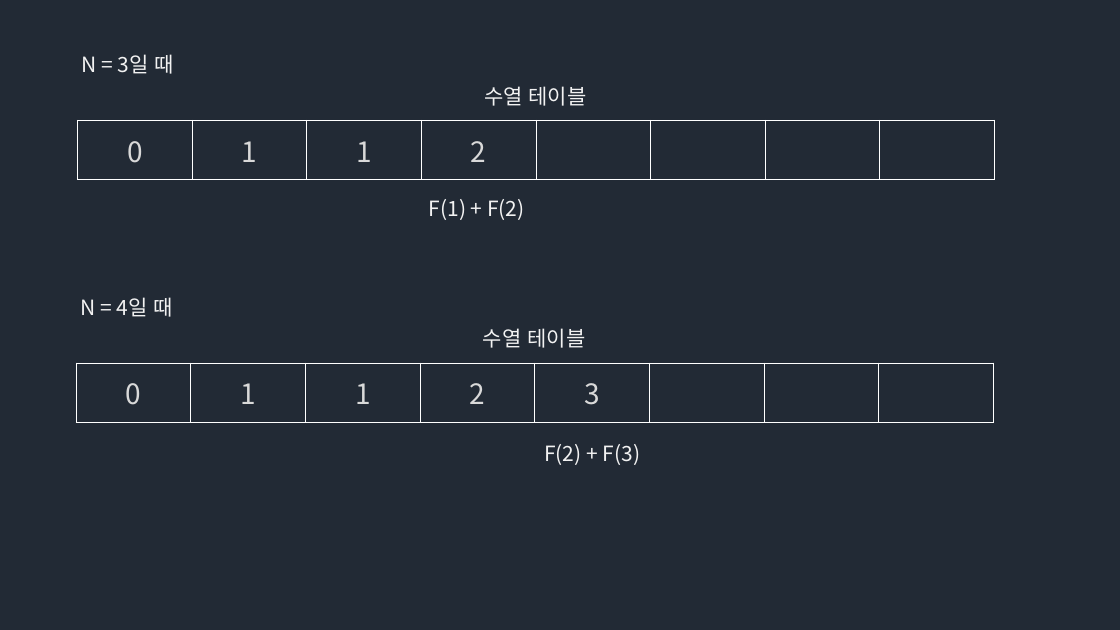
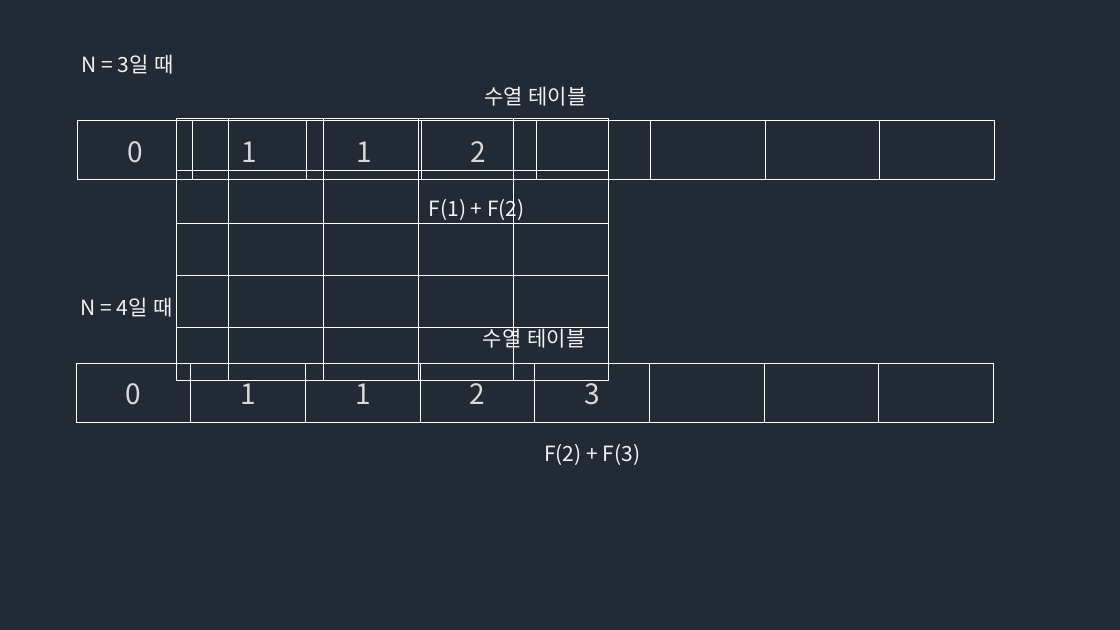
Before and after one commit to Groot-Space/Groot-space.github.io, a slide deck: slide 4 of assets/images/BFS/BFS.pptx (slide 2 before the commit). Drawn at 1120x630 pixels with LibreOffice and Linux fonts; fonts in the diff are those of the drawing. Boxes give left, top, right and bottom in pixels: in the first picture for what was removed or moved away, otherwise in the second. Text is boxed around its words. In the diff, an @@ line names an element or a change of style, - is before the commit and + after.

```diff
--- a/assets/images/BFS/BFS.pptx
+++ b/assets/images/BFS/BFS.pptx
@@ table added at box(176, 118, 608, 381), 5 rows, 5 columns @@
+ |  |  |  | 
+ |  |  |  | 
+ |  |  |  | 
+ |  |  |  | 
+ |  |  |  | 
```
Also in this commit, not shown: 1 other slide changed, 2 slides added, 6 other files.
